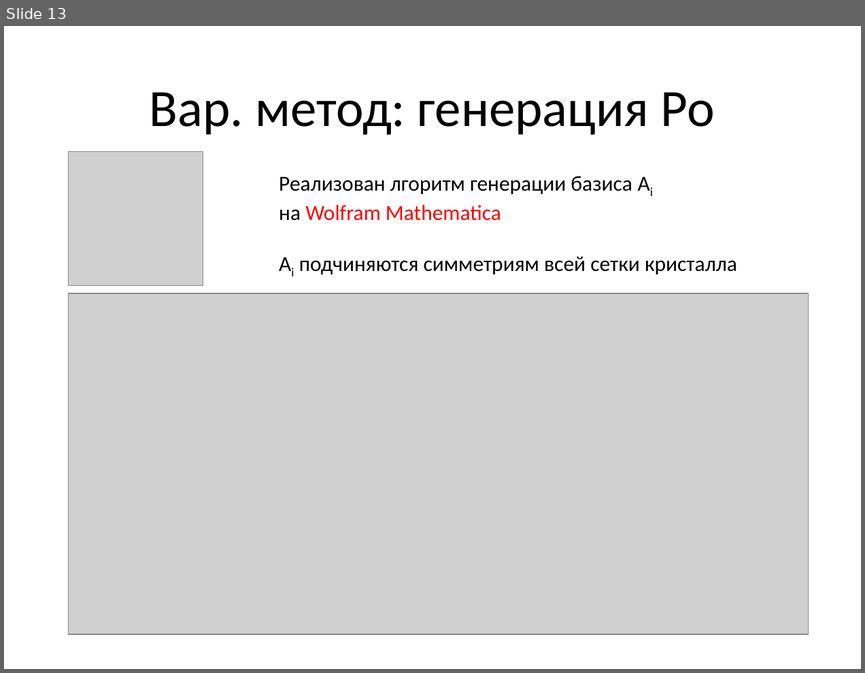
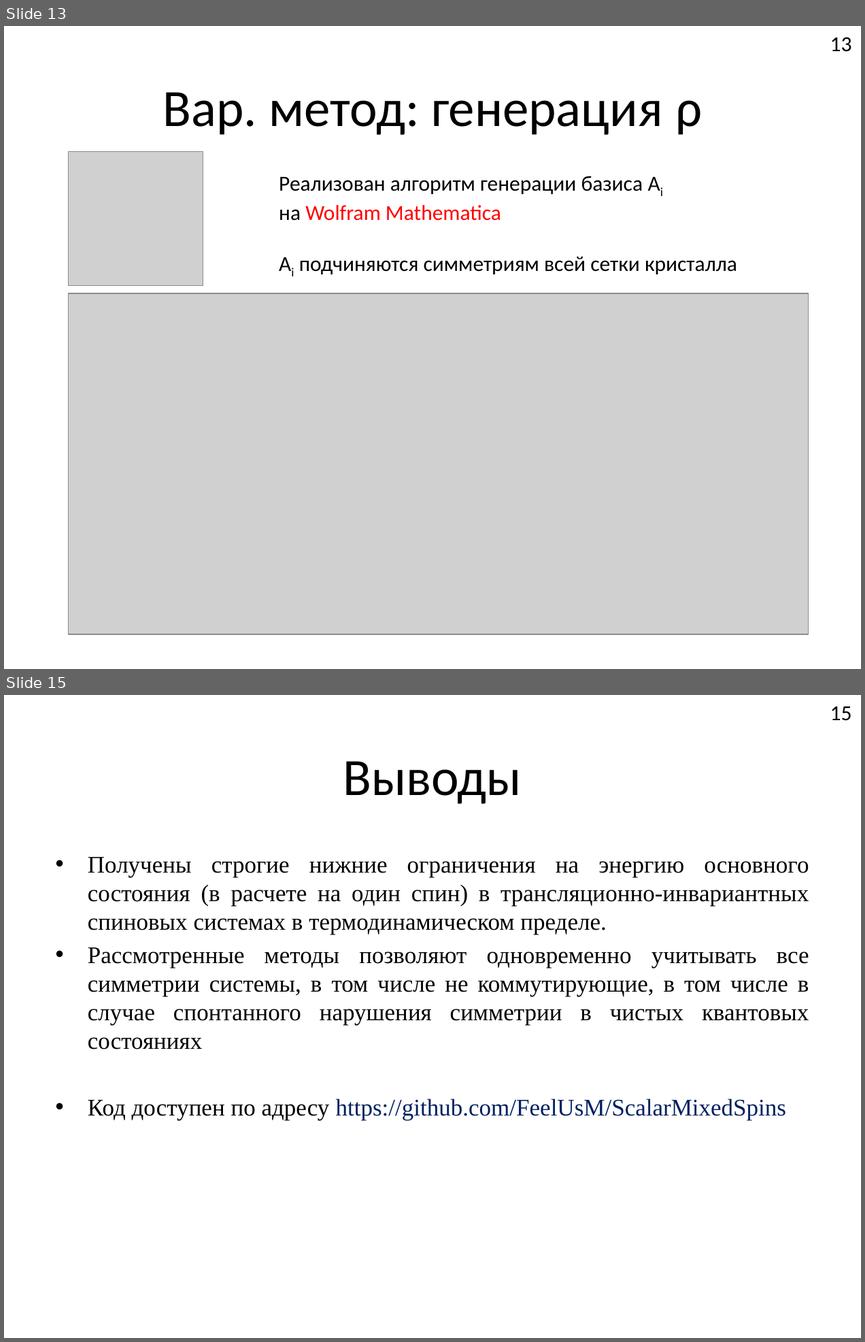
Before and after one commit to FeelUsM/zadrotstvo1, a slide deck: LaTeX-поделки/Системы спинов 1.pptx. Shown one above the other, each under a label of ours: slide 13 before the commit, slides 13 and 15 after it; the slides between them are not shown. The pictures are 865x673 and 865x1342 pixels, drawn with LibreOffice and Linux fonts; fonts in the diff are those of the drawing; grey boxes stand for pictures. Boxes give left, top, right and bottom in pixels: in the first picture for what was removed or moved away, otherwise in the second. Text is boxed around its words. In the diff, an @@ line names an element or a change of style, - is before the commit and + after.

```diff
--- a/LaTeX-поделки/Системы спинов 1.pptx
+++ b/LaTeX-поделки/Системы спинов 1.pptx
@@ slide 15 added at [4,695,861,1338], background #FFFFFF @@
@@ page number added at [830,706,852,721], 18 pt, text #000000 @@
+15
@@ title added at [343,761,521,804], 44 pt, text #000000 @@
+Выводы
@@ text added at [88,857,809,1121], 20 pt, text #000000 @@
+• Получены строгие нижние ограничения на энергию основного состояния (в расчете на один спин) в трансляционно-инвариантных спиновых системах в термодинамическом пределе.
+• Рассмотренные методы позволяют одновременно учитывать все симметрии системы, в том числе не коммутирующие, в том числе в случае спонтанного нарушения симметрии в чистых квантовых состояниях
+• Код доступен по адресу https://github.com/FeelUsM/ScalarMixedSpins
@@ slide 13 changed as well @@
@@ page number added at [830,37,852,52], 18 pt, text #000000 @@
+13
@@ title at [163,92,702,135]: text changed @@
-Вар. метод: генерация Ро
+Вар. метод: генерация ρ
@@ text at [279,176,643,195]: text changed @@
-Реализован лгоритм генерации базиса Ai
+Реализован алгоритм генерации базиса Ai
```
Also in this commit, not shown: 11 other slides changed, 3 other slides added, 4 slides removed.
